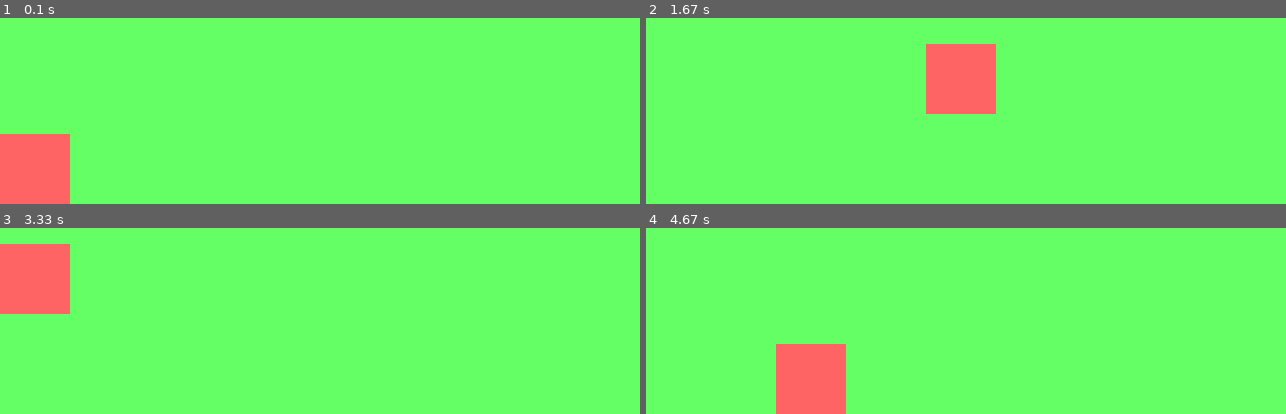
Above: before the commit, frames 1-4 (two rows, left to right).
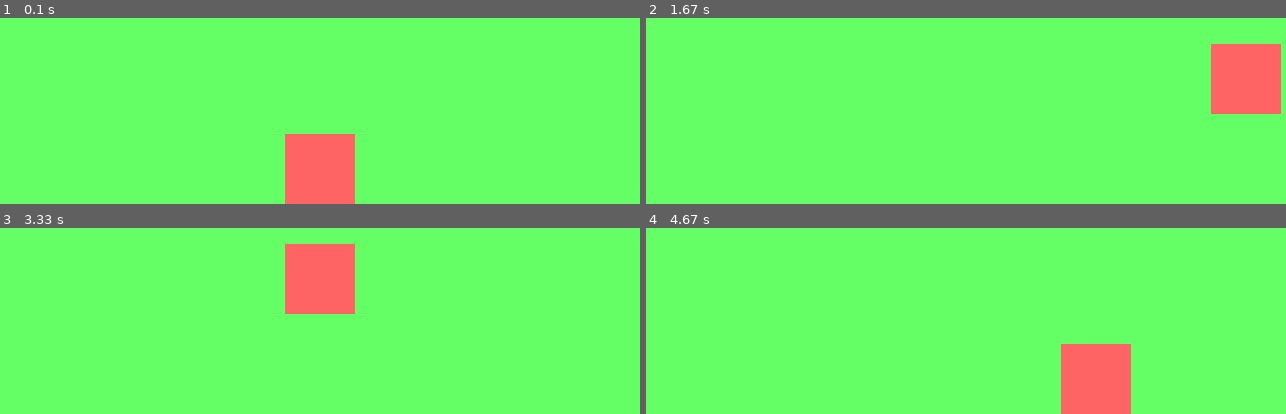
Above: after the commit, the same moments.

Repository: yosupc/pygame_projects
Game: pygame game, started from collect_rewards/collect_rewards.py
The game is run twice, just before and just after one commit, with the same random seed, the same clock (stepped at 60 frames per second) and the same inputs.
Inputs:
- Up to frame 1 (0.1 s): no input
- Up to frame 2 (1.67 s): hold Right 0.33-0.8 s; hold Up 0.83-1.13 s; hold Right 1.17-1.63 s
- Up to frame 3 (3.33 s): hold Left 1.67-2.2 s; hold Down 2.23-2.53 s; hold Left 2.57-2.97 s; hold Up from 3 s (still down)
- Up to frame 4 (4.67 s): release Up at 3.37 s; hold Right 3.4-4.03 s; hold Down 4.07-4.43 s; hold Left from 4.47 s (still down)

The runs differ from the first frame. In frame 1, 8.2% of the frame differs, in the area x 0-56%, y 62-100%; in frame 2, 8.2%; in frame 3, 8.2%; in frame 4, 8.2%.

Commit message:
move boundaries

Diff:
--- a/collect_rewards/collect_rewards.py
+++ b/collect_rewards/collect_rewards.py
@@ -13,7 +13,7 @@
 # creating character's size
 character_width = 70
 character_height = 70
-x_pos = screen_width/2 - screen_width/2
+x_pos = int(screen_width/2) - int(character_width/2)
 y_pos = screen_height - character_height
 
 running = True
@@ -34,6 +34,15 @@
     if pressed[pygame.K_DOWN]:
         y_pos += 5
 
+    # move boundaries
+    if x_pos <= 0:
+        x_pos = 0
+    elif x_pos >= screen_width - character_width:
+        x_pos = screen_width - character_width
+    if y_pos <= 0:
+        y_pos = 0
+    elif y_pos >= screen_height - character_height:
+        y_pos = screen_height - character_height
 
     screen.fill ((100, 255, 100))
     pygame.draw.rect(screen, (255, 100, 100),(x_pos, y_pos, character_width, character_height))
